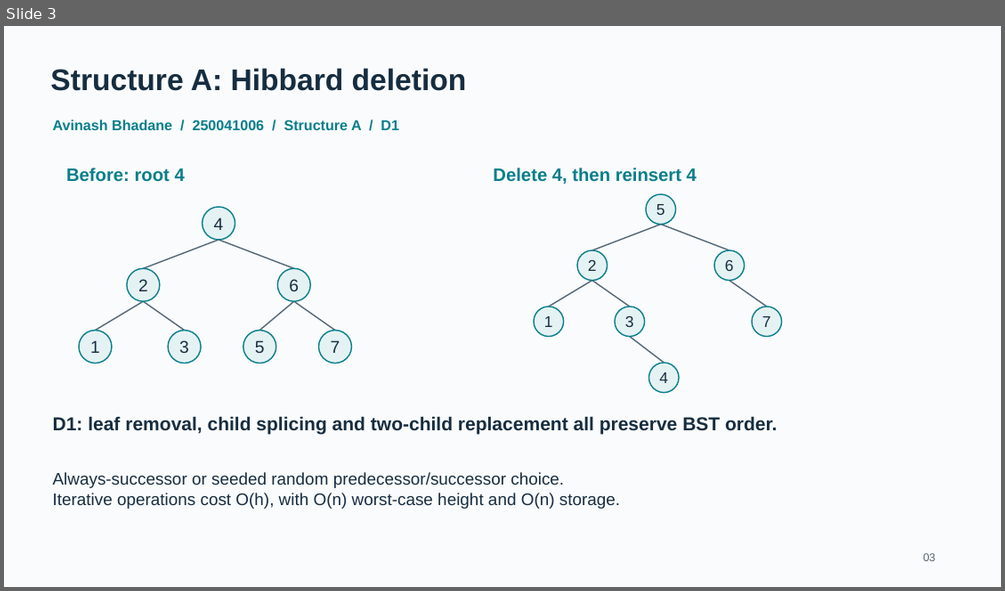
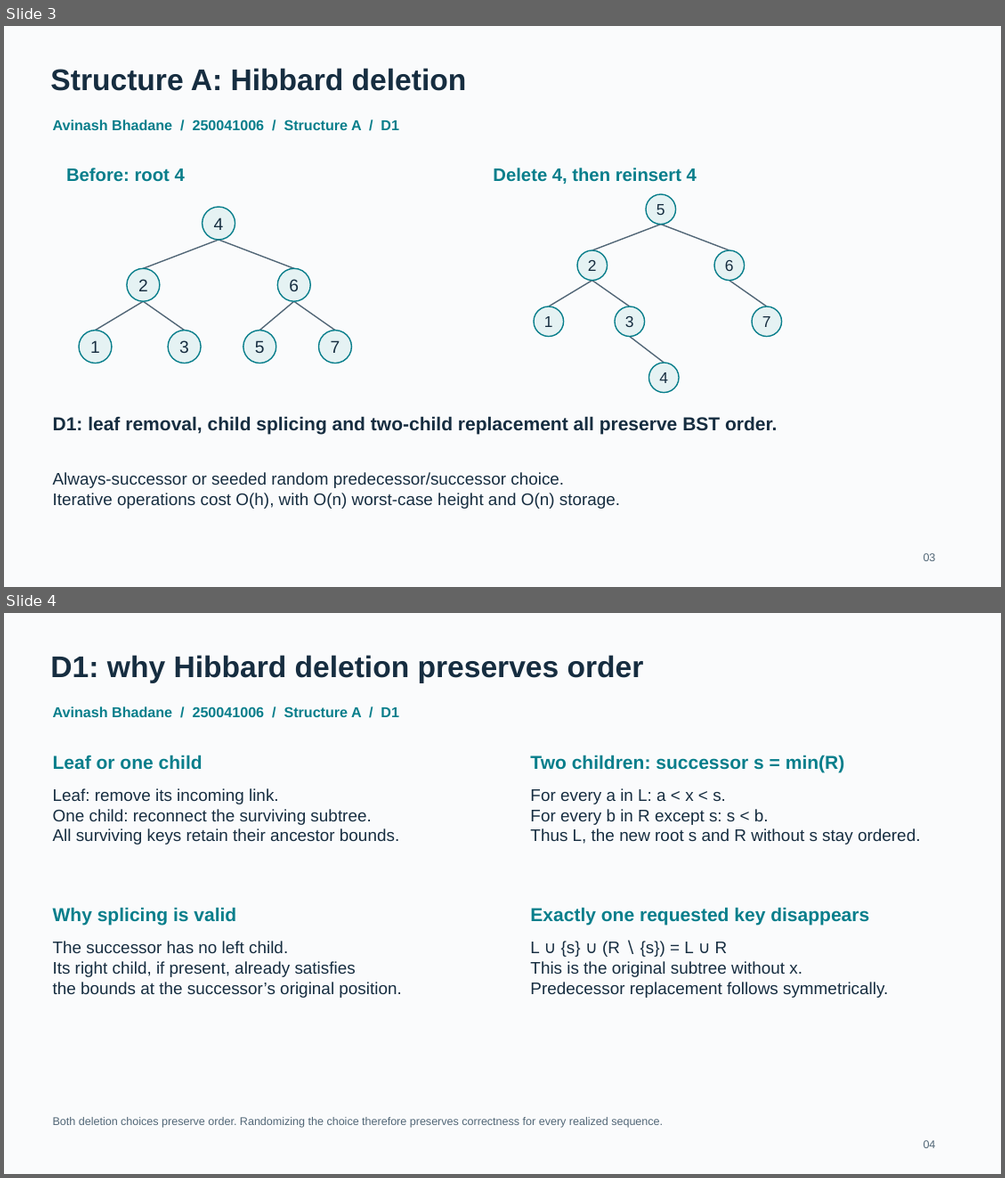
Before and after one commit to MayankMoyal/DSA-Project, a slide deck: docs/slides/slides.pptx. Shown one above the other, each under a label of ours: slide 3 before the commit, slides 3 and 4 after it. The pictures are 1005x591 and 1005x1178 pixels, drawn with LibreOffice and Linux fonts; fonts in the diff are those of the drawing. Boxes give left, top, right and bottom in pixels: in the first picture for what was removed or moved away, otherwise in the second. Text is boxed around its words. In the diff, an @@ line names an element or a change of style, - is before the commit and + after.

```diff
--- a/docs/slides/slides.pptx
+++ b/docs/slides/slides.pptx
@@ slide 4 added at box(4, 613, 1001, 1174), background #FAFBFC @@
@@ text added at box(50, 655, 644, 682), 36 pt, text #162D40, bold @@
+D1: why Hibbard deletion preserves order
@@ text added at box(53, 706, 399, 717), 17.2 pt, text #087E8B, bold @@
+Avinash Bhadane / 250041006 / Structure A / D1
@@ text added at box(53, 755, 202, 770), 22.5 pt, text #087E8B, bold @@
+Leaf or one child
@@ text added at box(530, 755, 845, 772), 22.5 pt, text #087E8B, bold @@
+Two children: successor s = min(R)
@@ text added at box(53, 788, 399, 844), 20.2 pt, text #162D40 @@
+Leaf: remove its incoming link.
+One child: reconnect the surviving subtree.
+All surviving keys retain their ancestor bounds.
@@ text added at box(530, 788, 920, 844), 20.2 pt, text #162D40 @@
+For every a in L: a < x < s.
+For every b in R except s: s < b.
+Thus L, the new root s and R without s stay ordered.
@@ text added at box(53, 907, 236, 925), 22.5 pt, text #087E8B, bold @@
+Why splicing is valid
@@ text added at box(530, 907, 869, 925), 22.5 pt, text #087E8B, bold @@
+Exactly one requested key disappears
@@ text added at box(53, 941, 401, 997), 20.2 pt, text #162D40 @@
+The successor has no left child.
+Its right child, if present, already satisfies
+the bounds at the successor’s original position.
@@ text added at box(530, 941, 888, 997), 20.2 pt, text #162D40 @@
+L ∪ {s} ∪ (R ∖ {s}) = L ∪ R
+This is the original subtree without x.
+Predecessor replacement follows symmetrically.
@@ text added at box(53, 1117, 663, 1127), 13.5 pt, text #526777 @@
+Both deletion choices preserve order. Randomizing the choice therefore preserves correctness for every realized sequence.
@@ text added at box(923, 1140, 936, 1148), 13.5 pt, text #526777 @@
+04
```
Also in this commit, not shown: 6 slides changed, 2 other slides added, 3 slides removed, 3 other files.
